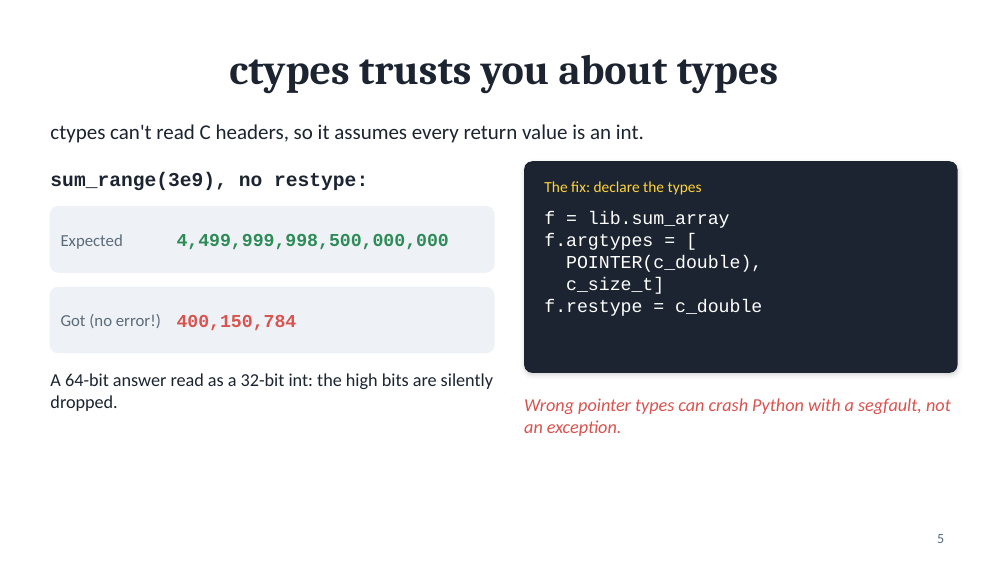
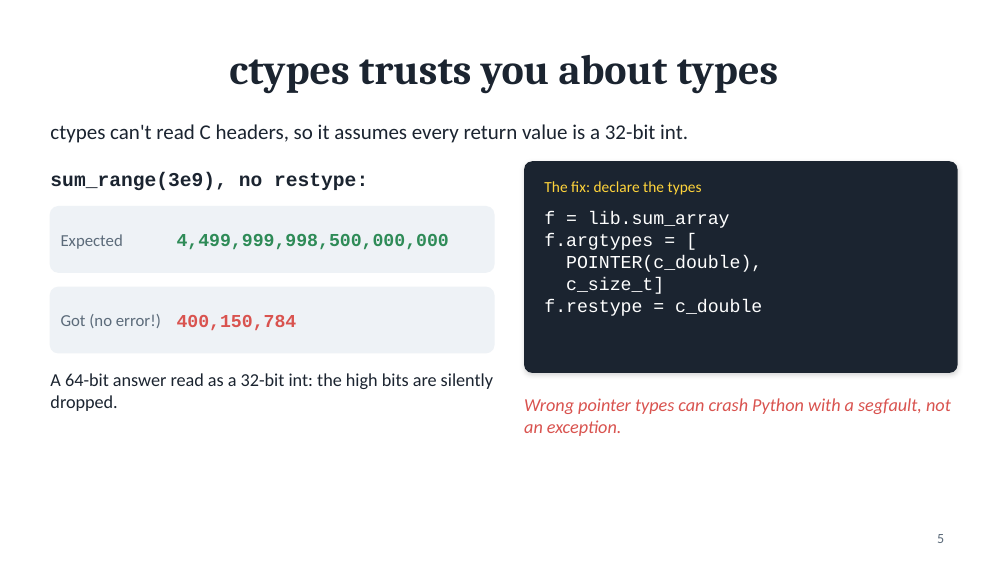
Before and after one commit to CHSHAOS/comp211-checkoff3-python-c, a slide deck: slide 5 of slides/Checkoff3_Python_C.pptx. Drawn at 1008x567 pixels with LibreOffice and Linux fonts; fonts in the diff are those of the drawing. Boxes give left, top, right and bottom in pixels: in the first picture for what was removed or moved away, otherwise in the second. Text is boxed around its words. In the diff, an @@ line names an element or a change of style, - is before the commit and + after.

```diff
--- a/slides/Checkoff3_Python_C.pptx
+++ b/slides/Checkoff3_Python_C.pptx
@@ text at (x1=50, y1=124, x2=688, y2=143): text changed @@
-ctypes can't read C headers, so it assumes every return value is an int.
+ctypes can't read C headers, so it assumes every return value is a 32-bit int.
```
Also in this commit, not shown: 1 other file.
